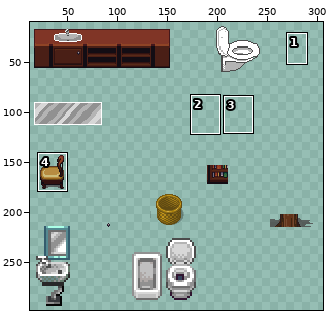
Sprite sheet, stored at Assets/Moebel_by_dori.png. Above, an overview of the earlier version with the close-up marked.
Close-up. As it was:
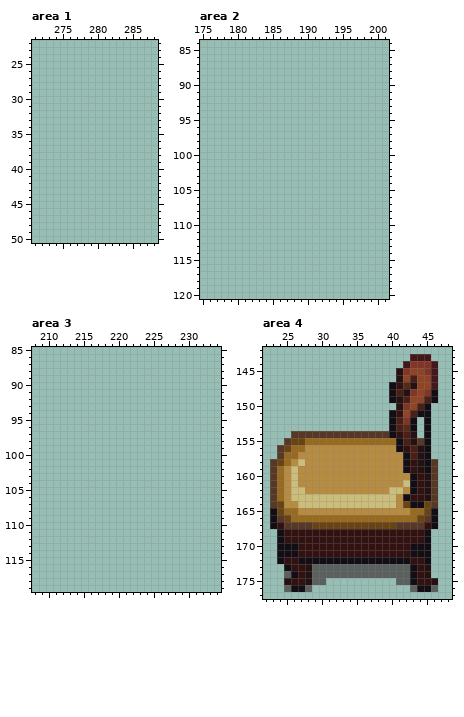
The file is 306x306 pixels. Pixels under 10% opacity are left out. Colours within 5 levels of each other are drawn and written as one. Shown: area 1: x 271..288, y 22..50; area 2: x 175..201, y 84..120; area 3: x 208..234, y 85..119; area 4: x 22..48, y 142..177. The wide view leaves out empty margins. The commit also changed other parts of the picture, which this record leaves out.
Once edited:
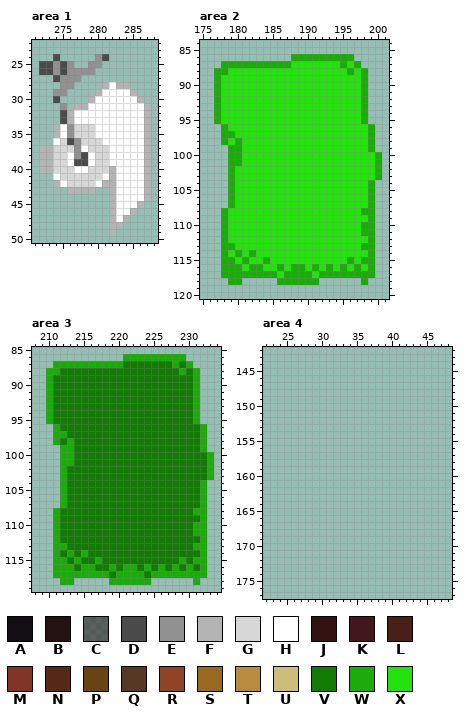
Palette (. is transparent): A #130d14  B #241213  C #31212499  D #4b4b4b  E #919191  F #b4b4b4  G #d7d7d7  H #ffffff  J #311210  K #43181c  L #4a1f16  M #803526  N #572a17  P #684415  Q #573726  R #8f4426  S #986a20  T #b78c41  U #ccbd7b  V #137a06  W #1dab0c  X #26e110
Changes in this commit:
Area 1:
y 24: x 274 . -> D; x 280..281 .. -> ED
y 25: x 272..276 ..... -> DDEDE; x 279..280 .. -> EE
y 26: x 272..279 ........ -> DDEDEEEE
y 27: x 274..277 .... -> DEEE
y 28: x 275..276 .. -> EE; x 281..284 .... -> FHFF
y 29: x 274..275 .. -> EE; x 280..285 ...... -> FHHHHF
y 30: x 274 . -> D; x 279..286 ........ -> FHHHHHHF
y 31: x 275 . -> E; x 277..287 ........... -> FFHHHHHHHHF
y 32..33: x 275..287 ............. -> DFHHHHHHHHHHF
y 34..35: x 274..287 .............. -> FHEGGGHHHHHHHF
y 36: x 274..287 .............. -> HGDEGGGHHHHHHF
y 37: x 272..287 ................ -> FFGGGEHGGGHHHHHF
y 38: x 272..287 ................ -> FFGGHEDHGGHHHHHF
y 39: x 272..287 ................ -> FFGGHDDHGGHHHHHF
y 40: x 272..287 ................ -> FFGGGHHGGGFHHHHF
y 41: x 274..287 .............. -> HGGGGGGHFHHHHF
y 42: x 274..287 .............. -> FHGGGGHFFHHHHF
y 43: x 276..279 .... -> FFFF; x 282..287 ...... -> FHHHHF
y 44: x 282..287 ...... -> FHHHHF
y 45: x 282..286 ..... -> FHHHF
y 46: x 282..285 .... -> FHHF
y 47: x 282..284 ... -> FHF
y 48: x 282..283 .. -> FF
y 49: x 282 . -> F
Area 2:
y 86: x 188..196 ......... -> WWWWWWWWW
y 87: x 178..197 .................... -> WWWWWWWWWWXXXXXXXWXW
y 88: x 177..198 ...................... -> WWXXXXXXXXXXXXXXXXXWXW
y 89..95: x 177..198 ...................... -> WXXXXXXXXXXXXXXXXXXXXW
y 96: x 178..199 ...................... -> WXXXXXXXXXXXXXXXXXXXXW
y 97: x 178..199 ...................... -> WWXXXXXXXXXXXXXXXXXXXW
y 98: x 178..199 ...................... -> WXWXXXXXXXXXXXXXXXXXXW
y 99: x 179..199 ..................... -> WWXXXXXXXXXXXXXXXXXXW
y 100..101: x 179..200 ...................... -> WWXXXXXXXXXXXXXXXXXXXW
y 102..103: x 179..200 ...................... -> WXXXXXXXXXXXXXXXXXXXXW
y 104..107: x 179..199 ..................... -> WXXXXXXXXXXXXXXXXXXXW
y 108: x 178..199 ...................... -> WXXXXXXXXXXXXXXXXXXXWW
y 109: x 178..199 ...................... -> WXXXXXXXXXXXXXXXXXXXXW
y 110..111: x 178..199 ...................... -> WXXXXXXXXXXXXXXXXXXXWW
y 112: x 178..199 ...................... -> WXXXXXXXXXXXXXXXXXXXXW
y 113: x 178..199 ...................... -> WWXXXXXXXXXXXXXXXXXXWW
y 114: x 178..199 ...................... -> WXWXWXXXXXXXXXXXXXXXXW
y 115: x 178..199 ...................... -> WWXWXXWXXXXXXXXXXXWXWW
y 116: x 178..199 ...................... -> WWWXWWXXWXWWXWXWXWXWXW
y 117: x 178..199 ...................... -> WWWWWWWWXWWWWXWWWWWWWW
y 118: x 179..180 .. -> WW; x 186..191 ...... -> WWWWWW; x 198 . -> W
Area 3:
y 86: x 221..229 ......... -> WWWWWWWWW
y 87: x 211..230 .................... -> WWWWWWWWWWVVVVVVVWVW
y 88: x 210..231 ...................... -> WWVVVVVVVVVVVVVVVVVWVW
y 89..95: x 210..231 ...................... -> WVVVVVVVVVVVVVVVVVVVVW
y 96: x 211..232 ...................... -> WVVVVVVVVVVVVVVVVVVVVW
y 97: x 211..232 ...................... -> WWVVVVVVVVVVVVVVVVVVVW
y 98: x 211..232 ...................... -> WVWVVVVVVVVVVVVVVVVVVW
y 99: x 212..232 ..................... -> WWVVVVVVVVVVVVVVVVVVW
y 100..101: x 212..233 ...................... -> WWVVVVVVVVVVVVVVVVVVVW
y 102..103: x 212..233 ...................... -> WVVVVVVVVVVVVVVVVVVVVW
y 104..107: x 212..232 ..................... -> WVVVVVVVVVVVVVVVVVVVW
y 108: x 211..232 ...................... -> WVVVVVVVVVVVVVVVVVVVWW
y 109: x 211..232 ...................... -> WVVVVVVVVVVVVVVVVVVVVW
y 110..111: x 211..232 ...................... -> WVVVVVVVVVVVVVVVVVVVWW
y 112: x 211..232 ...................... -> WVVVVVVVVVVVVVVVVVVVVW
y 113: x 211..232 ...................... -> WWVVVVVVVVVVVVVVVVVVWW
y 114: x 211..232 ...................... -> WVWVWVVVVVVVVVVVVVVVVW
y 115: x 211..232 ...................... -> WWVWVVWVVVVVVVVVVVWVWW
y 116: x 211..232 ...................... -> WWWVWWVVWVWWVWVWVWVWVW
y 117: x 211..232 ...................... -> WWWWWWWWVWWWWVWWWWWWWW
y 118: x 212..213 .. -> WW; x 219..224 ...... -> WWWWWW; x 231 . -> W
Area 4:
y 143: x 43..45 KKK -> ...
y 144: x 42..46 KMMMK -> .....
y 145: x 41..46 BMRRMK -> ......
y 146: x 41..46 BRLRRK -> ......
y 147: x 40..46 AJNBRRK -> .......
y 148: x 40..46 ALBMRMA -> .......
y 149: x 40..46 ABLRRLA -> .......
y 150: x 41..45 BMRLA -> .....
y 151: x 40..45 AJRLAA -> ......
y 152: x 40..43 ALMA -> ....; x 45 A -> .
y 153: x 40..43 ALNA -> ....; x 45 A -> .
y 154: x 26..43 QQQQQQQQQQQQQQAJLB -> ..................; x 45 A -> .
y 155: x 25..45 QPPSSSSSSSSSSSSSALBQA -> .....................
y 156: x 24..45 QPSSTTTTTTTTTTTTTAJLBA -> ......................
y 157: x 24..45 QSSTTTTTTTTTTTTTTTALBA -> ......................
y 158: x 23..46 QPSTUTTTTTTTTTTTTTTAJBAQ -> ........................
y 159: x 23..46 QSTUTTTTTTTTTTTTTTTAJBAQ -> ........................
y 160: x 23..46 QSTUTTTTTTTTTTTTTTTTAJBQ -> ........................
y 161: x 23..46 QSTUTTTTTTTTTTTTTTTUAJBQ -> ........................
y 162: x 23..46 QSTUUTTTTTTTTTTTTUUTAJBQ -> ........................
y 163: x 23..46 QSTUUUUUUUUUUUUUUUTAJJBQ -> ........................
y 164: x 23..46 QPTTUUUUUUUUUUUUUUTPAAPQ -> ........................
y 165: x 23..46 APSSTTTTTTTTTTTTTTTTSSPA -> ........................
y 166: x 23..46 AQPSSSSSSSSSSSSSSSSSSPQA -> ........................
y 167: x 23..46 AJQQQQPPPPPPPPPPPPQQQQJA -> ........................
y 168..169: x 24..45 AJJJJJJJJJJJJJJJJJJJJA -> ......................
y 170..171: x 24..45 AAAJJJJJJJJJJJJJJJJAAA -> ......................
y 172: x 24..45 AJJAAAAAAAAAAAAAAAAJJA -> ......................
y 173: x 25..45 AJJBCCCCCCCCCCCCCCAJB -> .....................
y 174: x 25..45 CAJBCCCCCCCCCCCCCCAJB -> .....................
y 175: x 25..30 BJJBCC -> ......; x 41..46 CCAJJB -> ......
y 176: x 25..28 CAAC -> ....; x 43..46 CAAC -> ....
Changed places in both close-ups, as pixel boxes (x1, y1, x2, y2):
added: (39, 54, 151, 236)
added: (214, 54, 382, 285)
added: (46, 354, 214, 585)
erased: (270, 354, 438, 592)
